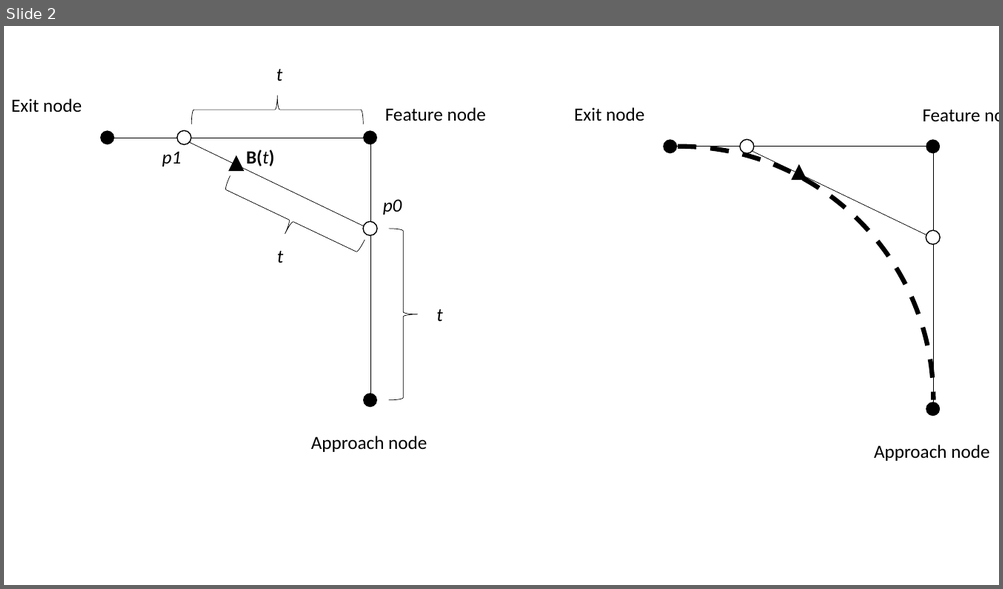
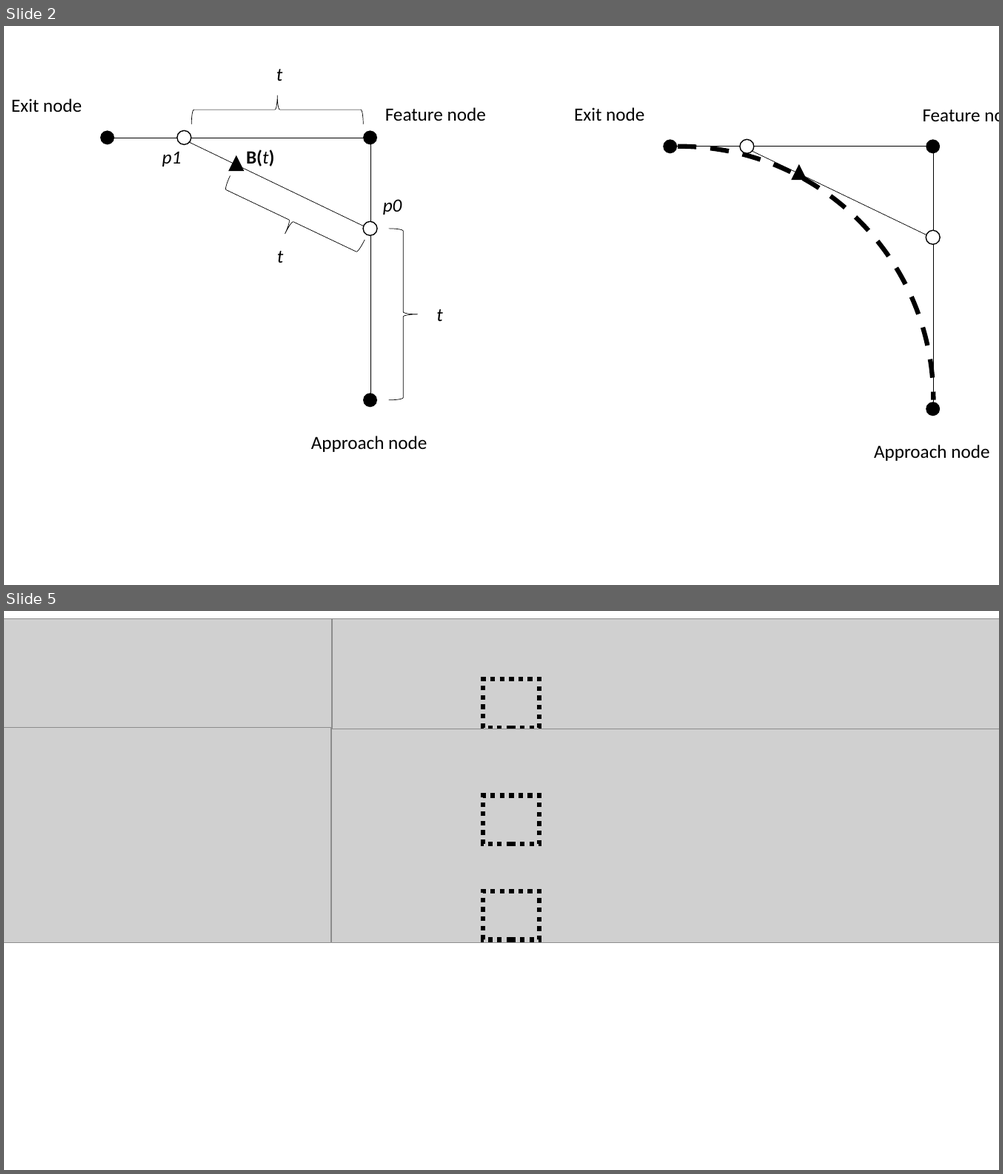
Before and after one commit to MickWPM/Thesis, a slide deck: Docs/Final/systemOverview.pptx. Shown one above the other, each under a label of ours: slide 2 before the commit, slides 2 and 5 after it; the slides between them are not shown. The pictures are 1003x589 and 1003x1174 pixels, drawn with LibreOffice and Linux fonts; fonts in the diff are those of the drawing; grey boxes stand for pictures. Boxes give left, top, right and bottom in pixels: in the first picture for what was removed or moved away, otherwise in the second. Text is boxed around its words. In the diff, an @@ line names an element or a change of style, - is before the commit and + after.

```diff
--- a/Docs/Final/systemOverview.pptx
+++ b/Docs/Final/systemOverview.pptx
@@ slide 5 added at <box>4,611,999,1170</box>, background #FFFFFF @@
@@ picture added at <box>4,618,332,729</box> @@
@@ picture added at <box>333,618,999,729</box> @@
@@ rectangle added at <box>483,679,539,727</box>, outline #000000 4.5 pt dashed @@
@@ picture added at <box>4,728,331,943</box> @@
@@ picture added at <box>332,729,999,943</box> @@
@@ rectangle added at <box>483,795,539,844</box>, outline #000000 4.5 pt dashed @@
@@ rectangle added at <box>483,891,539,940</box>, outline #000000 4.5 pt dashed @@
```
Also in this commit, not shown: 2 other slides added, 18 other files.
